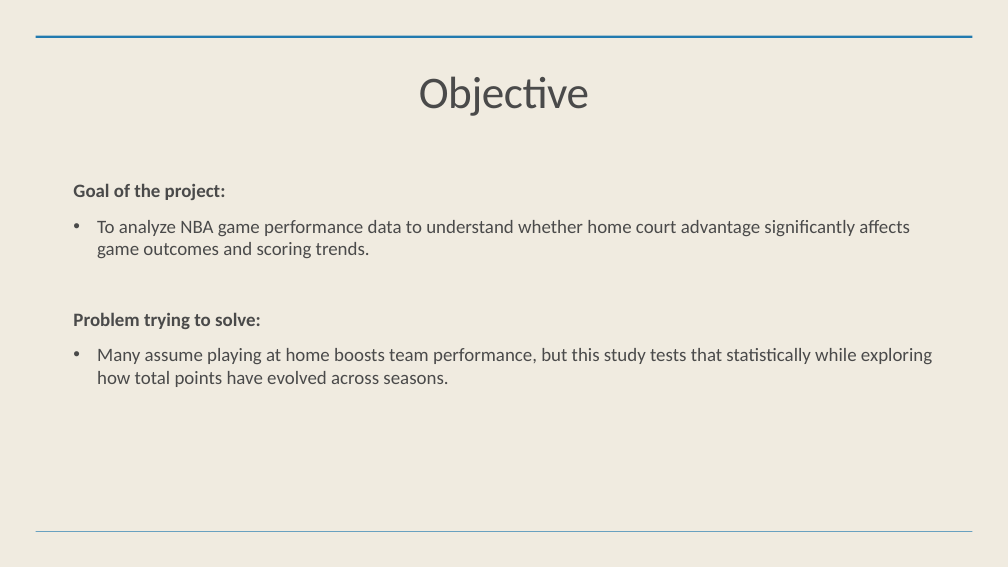
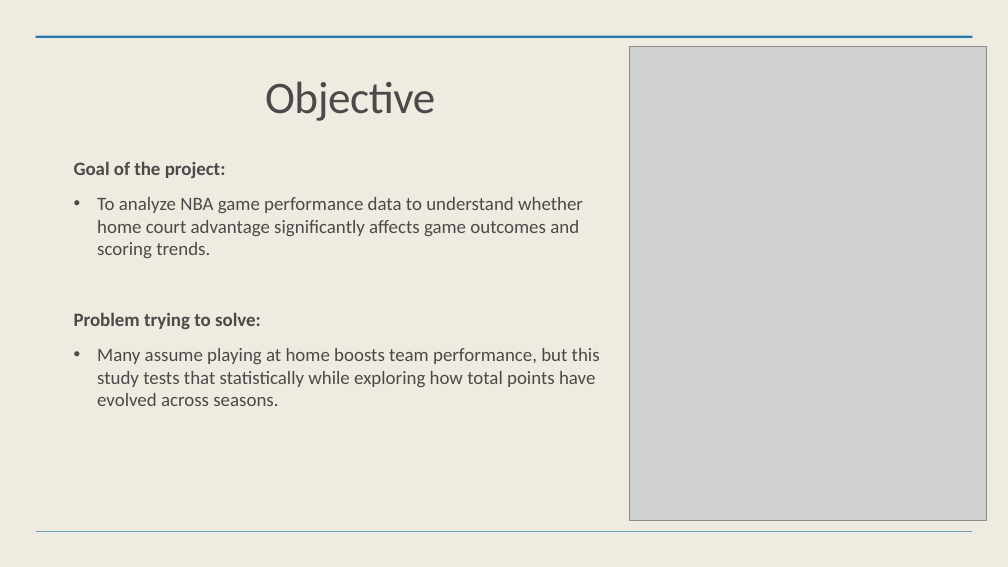
Before and after one commit to algocodingexpert/nba-game-performance-analysis, a slide deck: slide 4 of presentation/NBA_Capstone_Presentation_Final - Tengis Erkhiimergen.pptx. Drawn at 1008x567 pixels with LibreOffice and Linux fonts; fonts in the diff are those of the drawing; grey boxes stand for pictures. Boxes give left, top, right and bottom in pixels: in the first picture for what was removed or moved away, otherwise in the second. Text is boxed around its words. In the diff, an @@ line names an element or a change of style, - is before the commit and + after.

```diff
--- a/presentation/NBA_Capstone_Presentation_Final - Tengis Erkhiimergen.pptx
+++ b/presentation/NBA_Capstone_Presentation_Final - Tengis Erkhiimergen.pptx
@@ picture added at <box>629,46,986,521</box> @@
@@ title "Objective": place and size @@
-title "Objective" at <box>419,76,589,116</box>
+title "Objective" at <box>265,81,435,121</box>
@@ text "Goal of the project:" rewrapped from <box>73,183,932,387</box> to <box>74,161,600,406</box> @@
```
Also in this commit, not shown: 1 other slide changed, 3 slides added, 1 slide removed, 2 other files.
